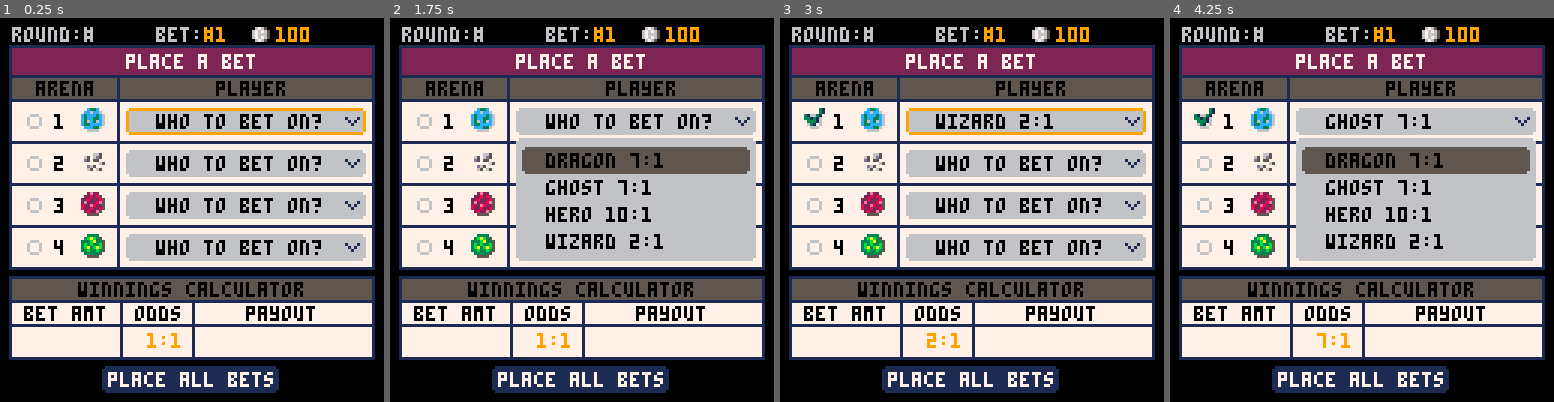
Above: before the commit, frames 1-4 (left to right).
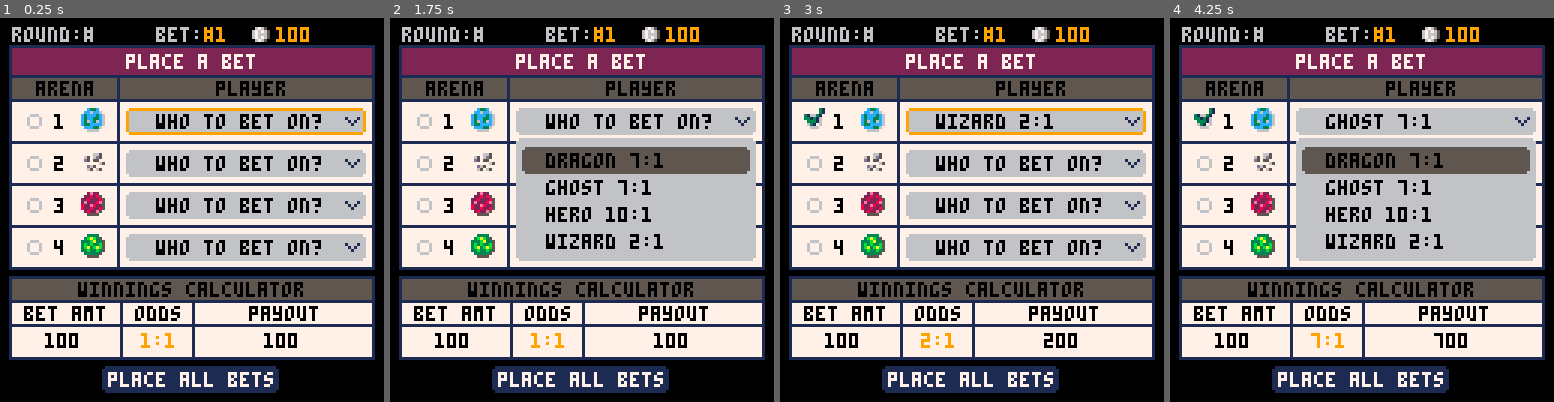
Above: after the commit, the same moments.

Repository: suspicious-smoke/club-bets-pico8
Game: PICO-8 cartridge club-bets.p8
The game is run twice, just before and just after one commit, with the same random seed, the same clock (stepped at 60 frames per second) and the same inputs.
Inputs:
- Up to frame 1 (0.25 s): no input
- Up to frame 2 (1.75 s): tap X (X key) at 0.33, 1.07 s; tap O (Z key) at 0.7, 1.7 s; hold Right from 1.6 s (still down)
- Up to frame 3 (3 s): tap X (X key) at 1.85, 2.97 s; release Right at 2.1 s; tap O (Z key) at 2.1, 2.5, 2.9 s; hold Up 2.15-2.42 s; hold Right from 2.47 s (still down)
- Up to frame 4 (4.25 s): release Right at 3.03 s; hold Left 3.08-3.58 s; tap O (Z key) at 3.3, 3.7, 4.1 s; hold Down 3.63-3.97 s; hold Right from 4.02 s (still down); tap X (X key) at 4.08 s

The runs differ from the first frame. In frame 1, 1.1% of the frame differs, in the area x 11-83%, y 75-86%; in frame 2, 1.1%; in frame 3, 1.1%; in frame 4, 1.1%.

Commit message:
work on winning calculation

Diff:
--- a/club-bets.p8
+++ b/club-bets.p8
@@ -217,6 +217,8 @@
 	line(3,94,124,94,1)--hline1
 	line(3,102,124,102,1)--hline2
 	print("bet amt",8,96,0)
+	bt=arr_display(bet_amount)
+	print(bt,21-#bt*2,105,0)
 	if arena_sel==5 then
 		rrect(4,103,36,10,0,9)
 	end
@@ -224,9 +226,9 @@
 	print("odds",45,96,0)
 	line(64,94,64,112,1)--vline2
 	_str=print_bet_odds()
-	print(_str,64-#_str*3,105,0)
-
-	print("payout",82,96,0)
+	print(_str,57-#_str*2,105,0)
+	print("payout",83,96,0)
+	print(total_pay,94-#total_pay*2,105,0)
 	--button
 	rrectfill(34,116,59,9,1,1)
 	print("place all bets",36,118,7)
